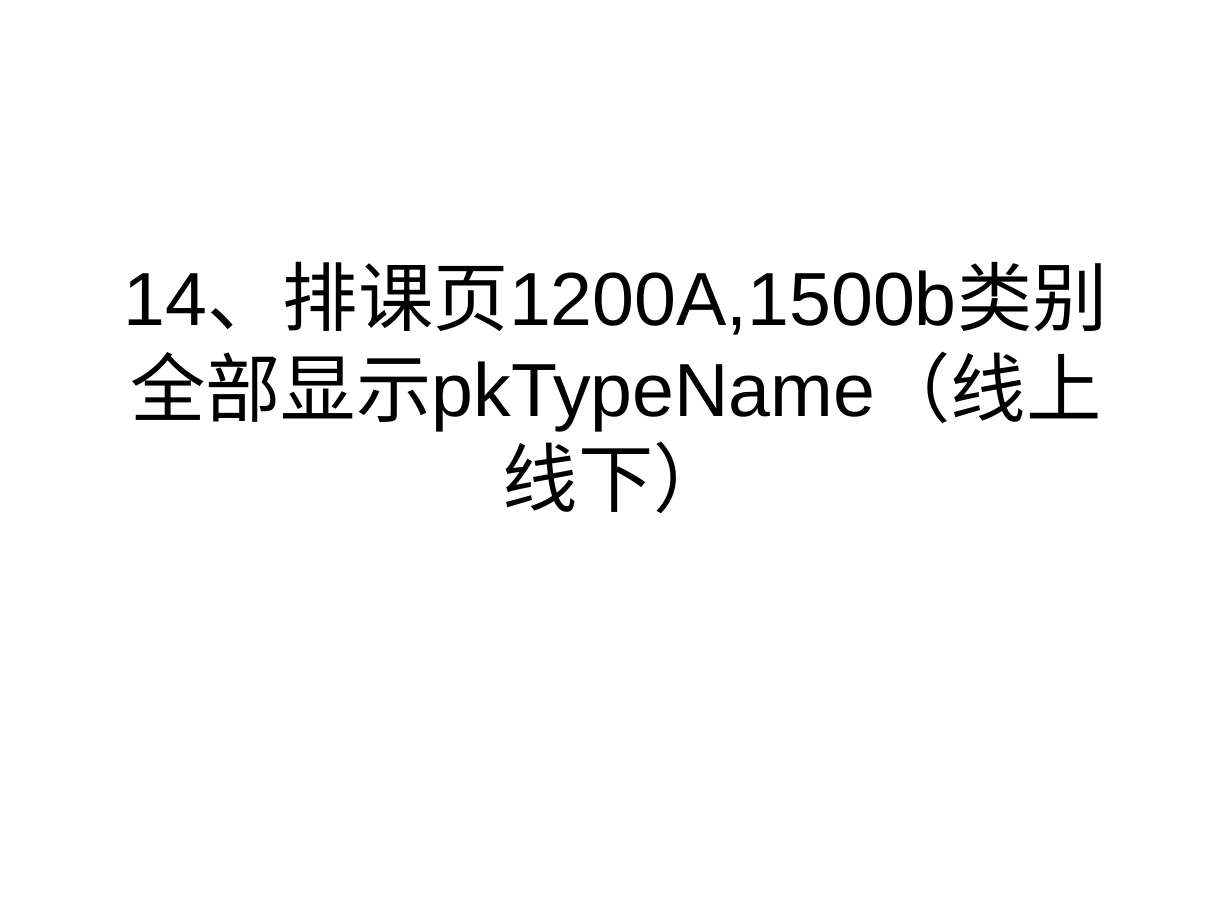
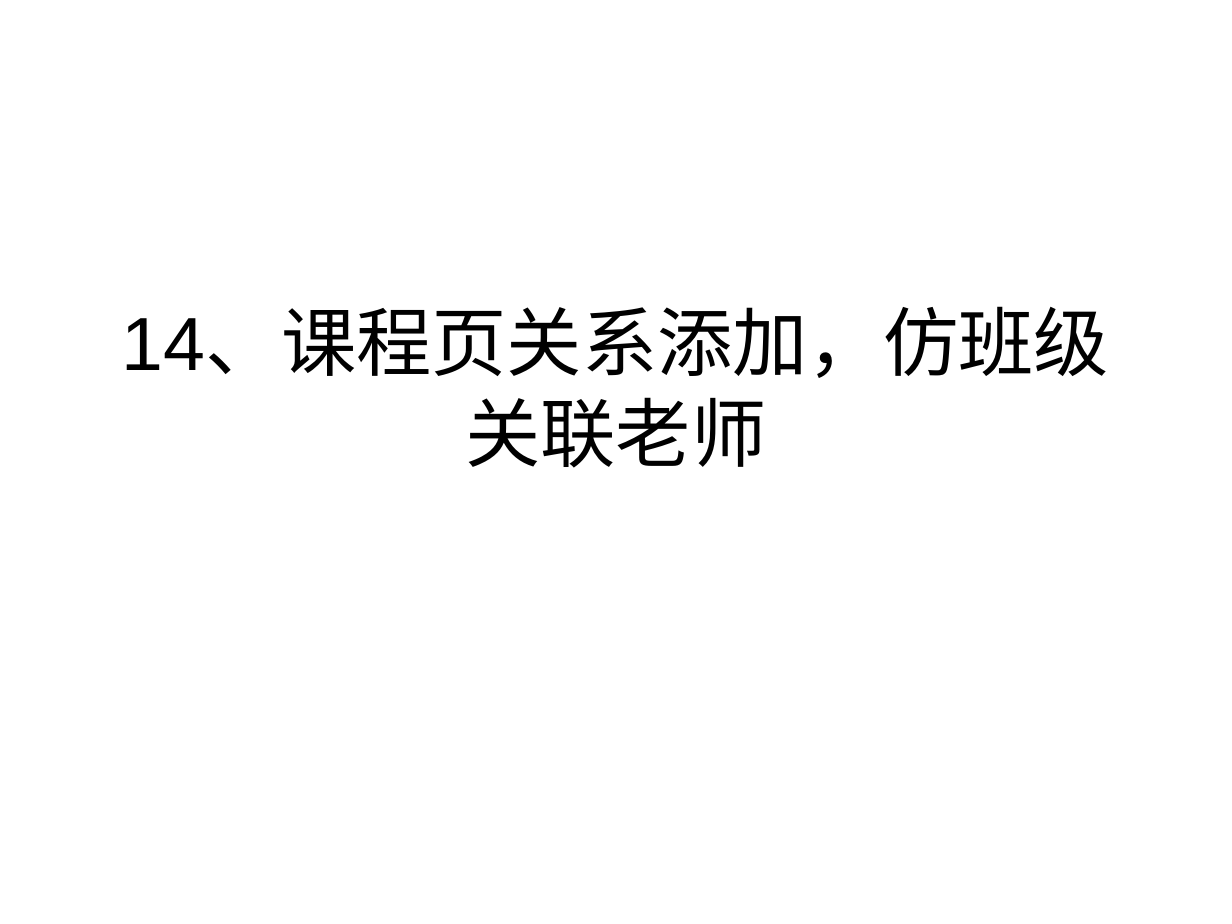
Before and after one commit to lieoluntan/sdpkRW, a slide deck: slide 14 of 个人测试任务表/0121测试问题/0121总任务（16点修订版）.ppt. Drawn at 1232x924 pixels with LibreOffice and Linux fonts; fonts in the diff are those of the drawing. Boxes give left, top, right and bottom in pixels: in the first picture for what was removed or moved away, otherwise in the second. Text is boxed around its words. In the diff, an @@ line names an element or a change of style, - is before the commit and + after.

```diff
--- a/个人测试任务表/0121测试问题/0121总任务（16点修订版）.ppt
+++ b/个人测试任务表/0121测试问题/0121总任务（16点修订版）.ppt
@@ title at [122, 311, 1109, 468]: text changed @@
-14、排课页1200A,1500b类别全部显示pkTypeName（线上线下）
+14、课程页关系添加，仿班级关联老师
```
Also in this commit, not shown: 7 other slides changed, 1 slide added.
